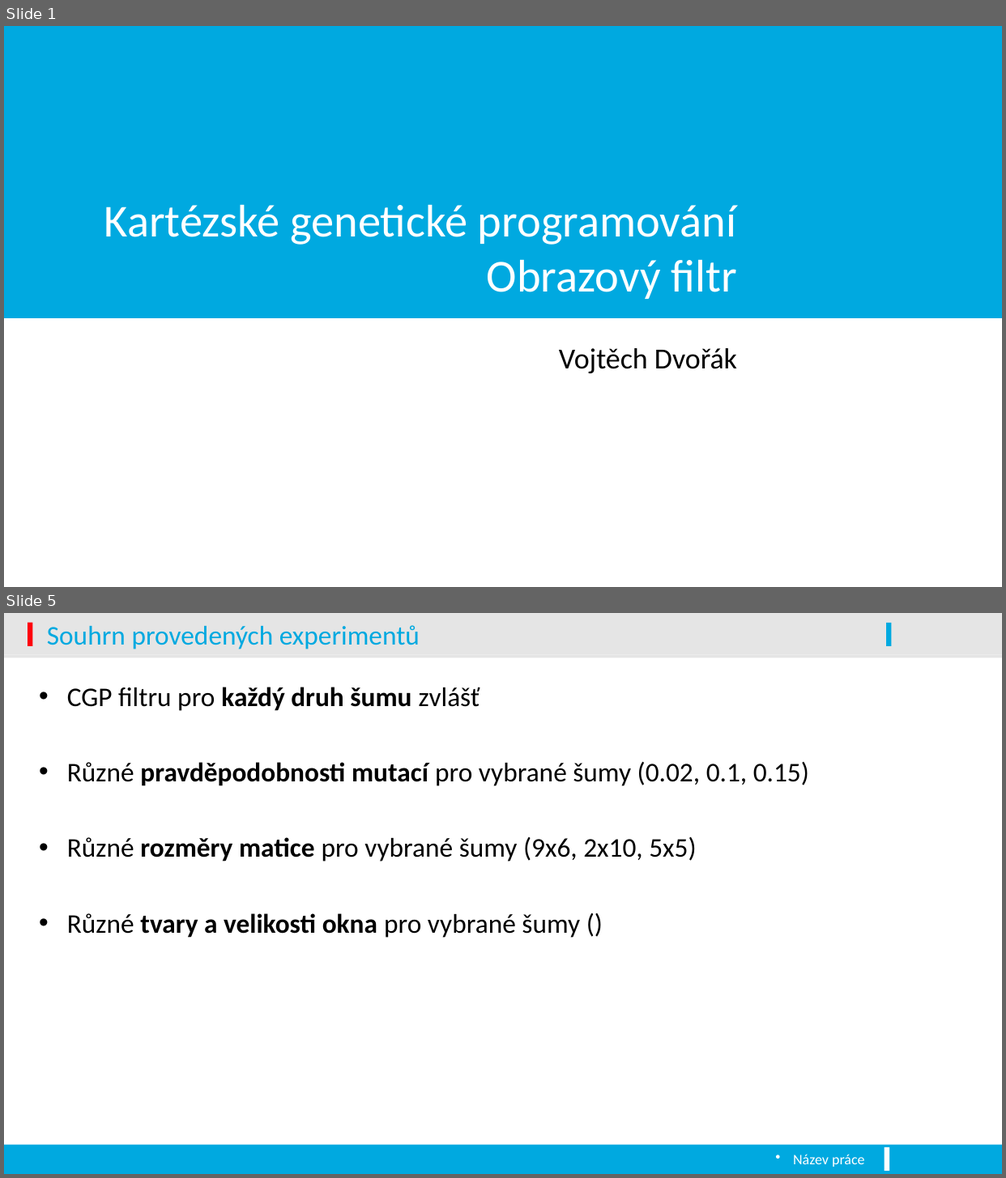
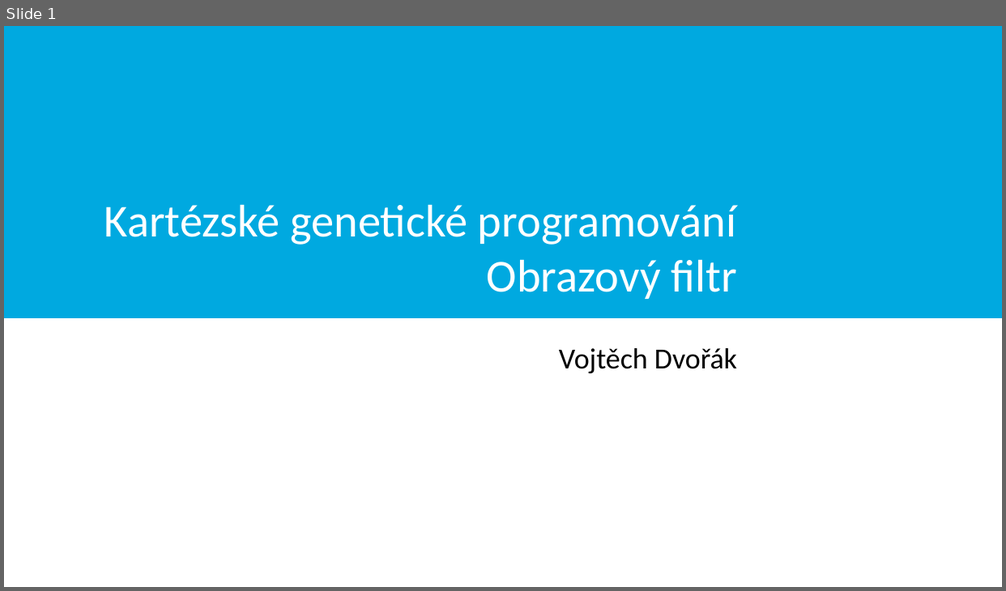
Before and after one commit to vojone/EVO, a slide deck: prezentace.pptx. Shown one above the other, each under a label of ours: slides 1 and 5 before the commit, slide 1 after it; the slides between them are not shown. The pictures are 1006x1178 and 1006x591 pixels, drawn with LibreOffice and Linux fonts; fonts in the diff are those of the drawing; background and template pictures are left out. Boxes give left, top, right and bottom in pixels: in the first picture for what was removed or moved away, otherwise in the second. Text is boxed around its words. In the diff, an @@ line names an element or a change of style, - is before the commit and + after.

```diff
--- a/prezentace.pptx
+++ b/prezentace.pptx
@@ slide 5 removed at [4,613,1002,1174], background #FFFFFF @@
@@ rectangle removed at [4,613,1002,655] @@
@@ rectangle removed at [27,623,32,647] @@
@@ title removed at [47,625,420,649] @@
-Souhrn provedených experimentů
@@ rectangle removed at [887,623,892,647] @@
@@ rectangle removed at [4,655,1002,658] @@
@@ text removed at [67,687,809,938] @@
-• CGP filtru pro každý druh šumu zvlášť
-• Různé pravděpodobnosti mutací pro vybrané šumy (0.02, 0.1, 0.15)
-• Různé rozměry matice pro vybrané šumy (9x6, 2x10, 5x5)
-• Různé tvary a velikosti okna pro vybrané šumy ()
@@ rectangle removed at [4,1145,1002,1174] @@
@@ text removed at [793,1154,864,1167] @@
-Název práce
@@ rectangle removed at [884,1148,889,1171] @@
```
Also in this commit, not shown: 3 slides changed, 7 slides added, 1 other slide removed.
